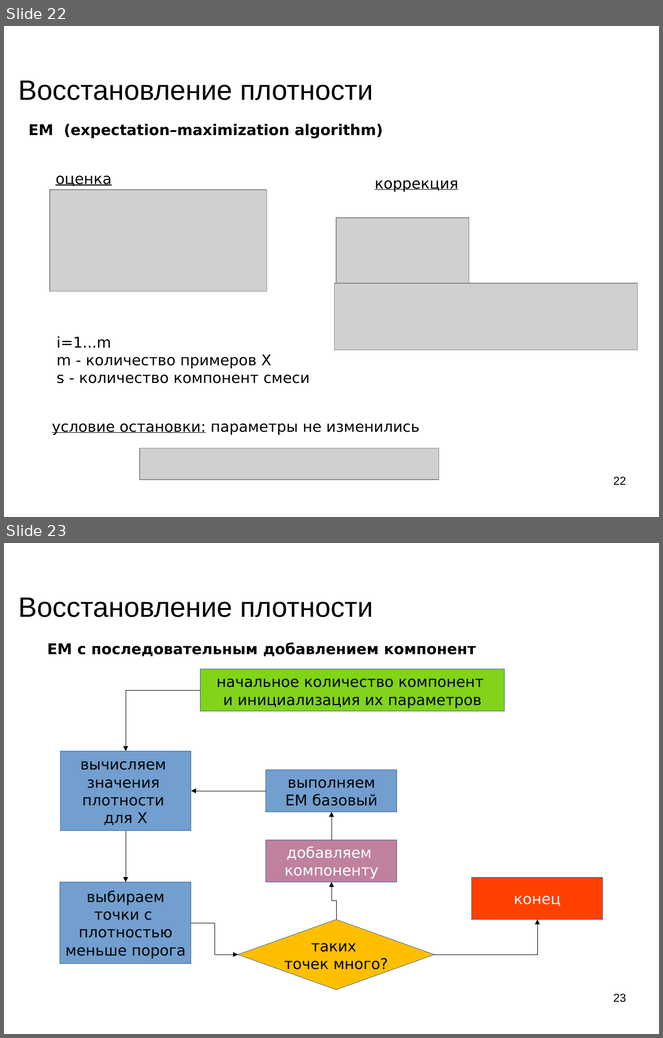
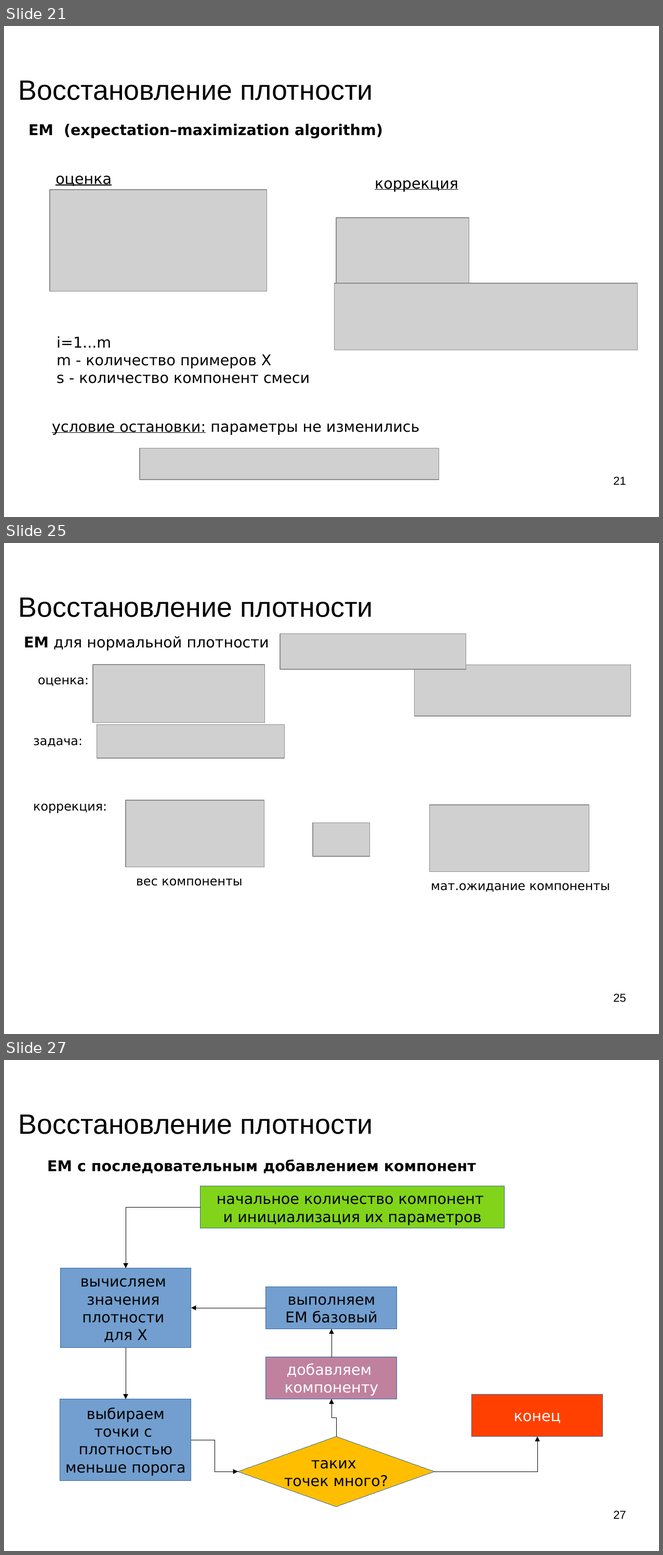
Before and after one commit to mechanoid5/ml_lectorium_legacy, a slide deck: 05-em.odp. Shown one above the other, each under a label of ours: slides 22 and 23 before the commit, slides 21, 25 and 27 after it; the slides between them are not shown. The pictures are 663x1038 and 663x1555 pixels, drawn with LibreOffice and Linux fonts; fonts in the diff are those of the drawing; grey boxes stand for pictures; background and template pictures are left out. Boxes give left, top, right and bottom in pixels: in the first picture for what was removed or moved away, otherwise in the second. Text is boxed around its words. In the diff, an @@ line names an element or a change of style, - is before the commit and + after.

```diff
--- a/05-em.odp
+++ b/05-em.odp
@@ slide 25 added at (4,543,659,1034), background picture (left out) @@
@@ title added at (18,598,373,617), 33.9 pt, text #000000 @@
+Восстановление плотности
@@ text added at (24,636,269,651), 18 pt, text #000000 @@
+EM для нормальной плотности
@@ picture added at (281,634,467,670) @@
@@ picture added at (93,665,265,722) @@
@@ picture added at (415,665,632,716) @@
@@ text added at (38,677,89,687), 15 pt, text #000000 @@
+оценка:
@@ picture added at (97,725,285,758) @@
@@ text added at (33,738,83,747), 15 pt, text #000000 @@
+задача:
@@ text added at (33,804,107,813), 15 pt, text #000000 @@
+коррекция:
@@ picture added at (126,800,265,867) @@
@@ picture added at (430,805,590,872) @@
@@ picture added at (313,823,370,857) @@
@@ text added at (136,878,242,886), 15 pt, text #000000 @@
+вес компоненты
@@ text added at (431,883,610,892), 15 pt, text #000000 @@
+мат.ожидание компоненты
@@ page number added at (613,994,626,1003), 14 pt, text #000000 @@
+25
@@ what was slide 22 is now slide 21 @@
@@ page number at (613,477,626,485): text changed @@
-22
+21
@@ what was slide 23 is now slide 27 @@
@@ page number at (613,1511,626,1519): text changed @@
-23
+27
```
Also in this commit, not shown: 6 slides changed, 7 other slides added, 1 slide removed, 2 other files.
